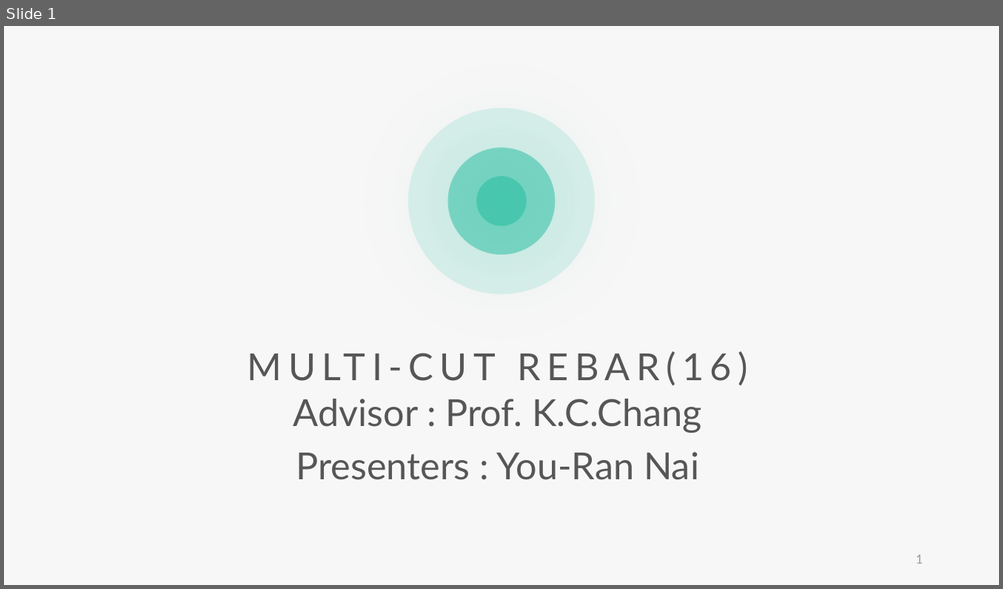
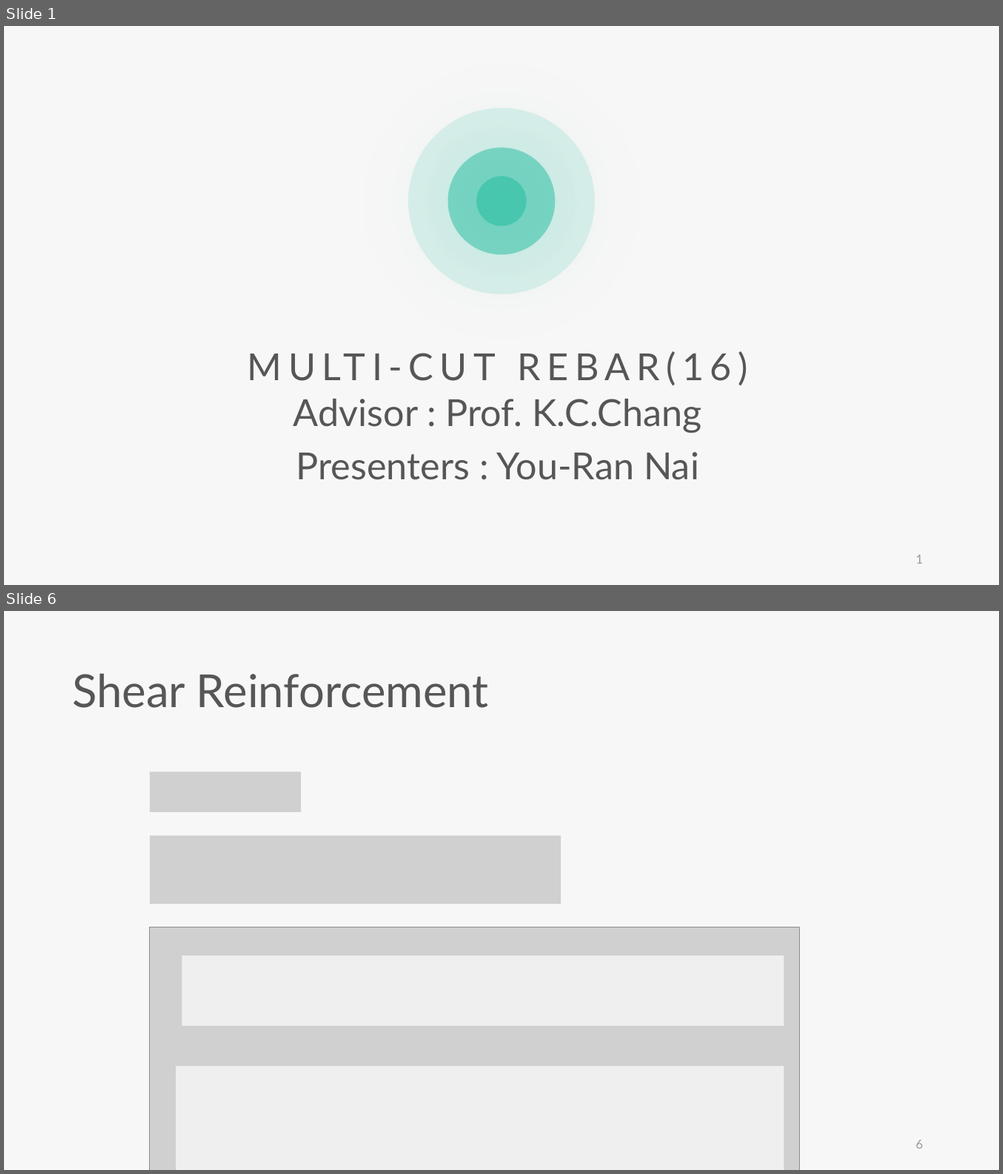
Before and after one commit to skyran1278/VbaProject, a slide deck: 20180126_SmartCut/Meeting/20190502 Meeting/20190502 Meeting.pptx. Shown one above the other, each under a label of ours: slide 1 before the commit, slides 1 and 6 after it; the slides between them are not shown. The pictures are 1003x589 and 1003x1174 pixels, drawn with LibreOffice and Linux fonts; fonts in the diff are those of the drawing; grey boxes stand for pictures. Boxes give left, top, right and bottom in pixels: in the first picture for what was removed or moved away, otherwise in the second. Text is boxed around its words. In the diff, an @@ line names an element or a change of style, - is before the commit and + after.

```diff
--- a/20180126_SmartCut/Meeting/20190502 Meeting/20190502 Meeting.pptx
+++ b/20180126_SmartCut/Meeting/20190502 Meeting/20190502 Meeting.pptx
@@ slide 6 added at box(4, 611, 999, 1170), background #F7F7F7 @@
@@ text added at box(73, 673, 489, 708), 44 pt, text #565656 @@
+Shear Reinforcement
@@ picture added at box(150, 772, 301, 812) @@
@@ picture added at box(150, 835, 560, 904) @@
@@ picture added at box(150, 927, 800, 1170) @@
@@ rectangle added at box(182, 956, 784, 1026), fill #F7F7F7 at 80% opacity @@
@@ rectangle added at box(176, 1066, 784, 1170), fill #F7F7F7 at 80% opacity @@
@@ page number added at box(916, 1140, 923, 1149), 12 pt, text #9A9A9A @@
+6
```
Also in this commit, not shown: 21 other slides added, 18 slides removed, 8 other files.
